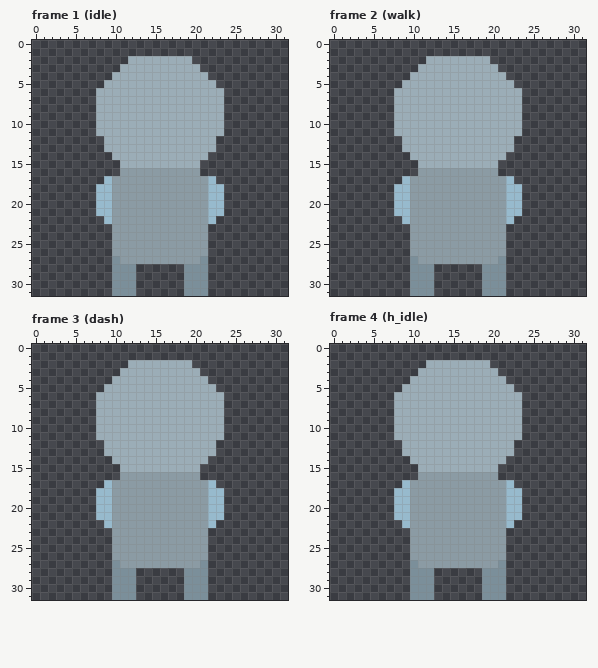
Edited in one commit: pixel-art file (Assets/Images/Player/player_up.aseprite). The first picture shows the starting point.
32x32 pixels, 6 frames. Shown: frame 1 (idle), frame 2 (walk), frame 3 (dash), frame 4 (h_idle). The commit also changed other frames, which this record leaves out.
New version:
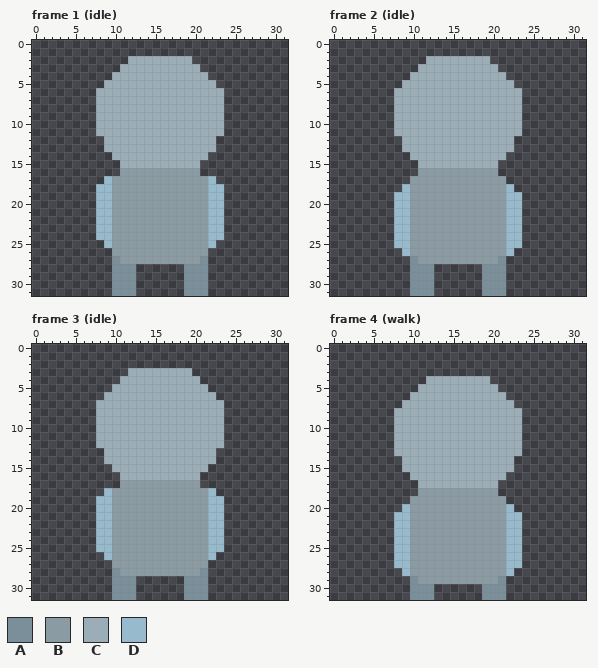
Palette (. is transparent): A #7b8f9a  B #8b9ba4  C #9badb7  D #97bacd
From old to new:
--- frame 1 (idle), layer "Arm"
@@ x 6..25 @@
 21 ..DDBBBBBBBBBBBBDD..
-22 ...DBBBBBBBBBBBBD...
-23 ....BBBBBBBBBBBB....
-24 ....BBBBBBBBBBBB....
-25 ....BBBBBBBBBBBB....
+22 ..DDBBBBBBBBBBBBDD..
+23 ..DDBBBBBBBBBBBBDD..
+24 ..DDBBBBBBBBBBBBDD..
+25 ...DBBBBBBBBBBBBD...
 26 ....BBBBBBBBBBBB....
--- frame 2 (idle), layer "Arm"
@@ x 6..25 @@
 16 .....BBBBBBBBBB.....
-17 ...DBBBBBBBBBBBBD...
-18 ..DDBBBBBBBBBBBBDD..
+17 ....BBBBBBBBBBBB....
+18 ...DBBBBBBBBBBBBD...
 19 ..DDBBBBBBBBBBBBDD..
@@ x 6..25 @@
 21 ..DDBBBBBBBBBBBBDD..
-22 ...DBBBBBBBBBBBBD...
-23 ....BBBBBBBBBBBB....
-24 ....BBBBBBBBBBBB....
-25 ....BBBBBBBBBBBB....
-26 ....BBBBBBBBBBBB....
+22 ..DDBBBBBBBBBBBBDD..
+23 ..DDBBBBBBBBBBBBDD..
+24 ..DDBBBBBBBBBBBBDD..
+25 ..DDBBBBBBBBBBBBDD..
+26 ...DBBBBBBBBBBBBD...
 27 ....ABBBBBBBBBBA....
--- frame 3 (idle), layers "Head", "Arm", "Body"
@@ x 6..25 @@
  1 ....................
- 2 ......CCCCCCCC......
- 3 .....CCCCCCCCCC.....
- 4 ....CCCCCCCCCCCC....
- 5 ...CCCCCCCCCCCCCC...
- 6 ..CCCCCCCCCCCCCCCC..
+ 2 ....................
+ 3 ......CCCCCCCC......
+ 4 .....CCCCCCCCCC.....
+ 5 ....CCCCCCCCCCCC....
+ 6 ...CCCCCCCCCCCCCC...
  7 ..CCCCCCCCCCCCCCCC..
@@ x 6..25 @@
 11 ..CCCCCCCCCCCCCCCC..
-12 ...CCCCCCCCCCCCCC...
+12 ..CCCCCCCCCCCCCCCC..
 13 ...CCCCCCCCCCCCCC...
-14 ....CCCCCCCCCCCC....
-15 .....CCCCCCCCCC.....
-16 .....BBBBBBBBBB.....
-17 ...DBBBBBBBBBBBBD...
-18 ..DDBBBBBBBBBBBBDD..
+14 ...CCCCCCCCCCCCCC...
+15 ....CCCCCCCCCCCC....
+16 .....CCCCCCCCCC.....
+17 .....BBBBBBBBBB.....
+18 ...DBBBBBBBBBBBBD...
 19 ..DDBBBBBBBBBBBBDD..
@@ x 6..25 @@
 21 ..DDBBBBBBBBBBBBDD..
-22 ...DBBBBBBBBBBBBD...
-23 ....BBBBBBBBBBBB....
-24 ....BBBBBBBBBBBB....
-25 ....BBBBBBBBBBBB....
-26 ....BBBBBBBBBBBB....
-27 ....ABBBBBBBBBBA....
-28 ....AAA......AAA....
+22 ..DDBBBBBBBBBBBBDD..
+23 ..DDBBBBBBBBBBBBDD..
+24 ..DDBBBBBBBBBBBBDD..
+25 ..DDBBBBBBBBBBBBDD..
+26 ...DBBBBBBBBBBBBD...
+27 ....BBBBBBBBBBBB....
+28 ....ABBBBBBBBBBA....
 29 ....AAA......AAA....
--- frame 4 (walk), layers "Head", "Arm", "Body"
@@ x 6..25 @@
  1 ....................
- 2 ......CCCCCCCC......
- 3 .....CCCCCCCCCC.....
- 4 ....CCCCCCCCCCCC....
- 5 ...CCCCCCCCCCCCCC...
- 6 ..CCCCCCCCCCCCCCCC..
- 7 ..CCCCCCCCCCCCCCCC..
+ 2 ....................
+ 3 ....................
+ 4 ......CCCCCCCC......
+ 5 .....CCCCCCCCCC.....
+ 6 ....CCCCCCCCCCCC....
+ 7 ...CCCCCCCCCCCCCC...
  8 ..CCCCCCCCCCCCCCCC..
@@ x 6..25 @@
 11 ..CCCCCCCCCCCCCCCC..
-12 ...CCCCCCCCCCCCCC...
-13 ...CCCCCCCCCCCCCC...
-14 ....CCCCCCCCCCCC....
-15 .....CCCCCCCCCC.....
-16 .....BBBBBBBBBB.....
-17 ...DBBBBBBBBBBBBD...
-18 ..DDBBBBBBBBBBBBDD..
-19 ..DDBBBBBBBBBBBBDD..
-20 ..DDBBBBBBBBBBBBDD..
+12 ..CCCCCCCCCCCCCCCC..
+13 ..CCCCCCCCCCCCCCCC..
+14 ...CCCCCCCCCCCCCC...
+15 ...CCCCCCCCCCCCCC...
+16 ....CCCCCCCCCCCC....
+17 .....CCCCCCCCCC.....
+18 .....BBBBBBBBBB.....
+19 ....BBBBBBBBBBBB....
+20 ...DBBBBBBBBBBBBD...
 21 ..DDBBBBBBBBBBBBDD..
-22 ...DBBBBBBBBBBBBD...
-23 ....BBBBBBBBBBBB....
-24 ....BBBBBBBBBBBB....
-25 ....BBBBBBBBBBBB....
-26 ....BBBBBBBBBBBB....
-27 ....ABBBBBBBBBBA....
-28 ....AAA......AAA....
-29 ....AAA......AAA....
+22 ..DDBBBBBBBBBBBBDD..
+23 ..DDBBBBBBBBBBBBDD..
+24 ..DDBBBBBBBBBBBBDD..
+25 ..DDBBBBBBBBBBBBDD..
+26 ..DDBBBBBBBBBBBBDD..
+27 ..DDBBBBBBBBBBBBDD..
+28 ...DBBBBBBBBBBBBD...
+29 ....ABBBBBBBBBBA....
 30 ....AAA......AAA....
Pixel boxes of the changes (left, top, right, bottom) in both pictures:
added: (96, 216, 112, 248)
added: (208, 216, 224, 248)
changed: (394, 176, 410, 256)
changed: (506, 176, 522, 256)
erased: (96, 360, 224, 400)
changed: (96, 440, 224, 576)
erased: (394, 360, 522, 408)
changed: (394, 440, 522, 584)
